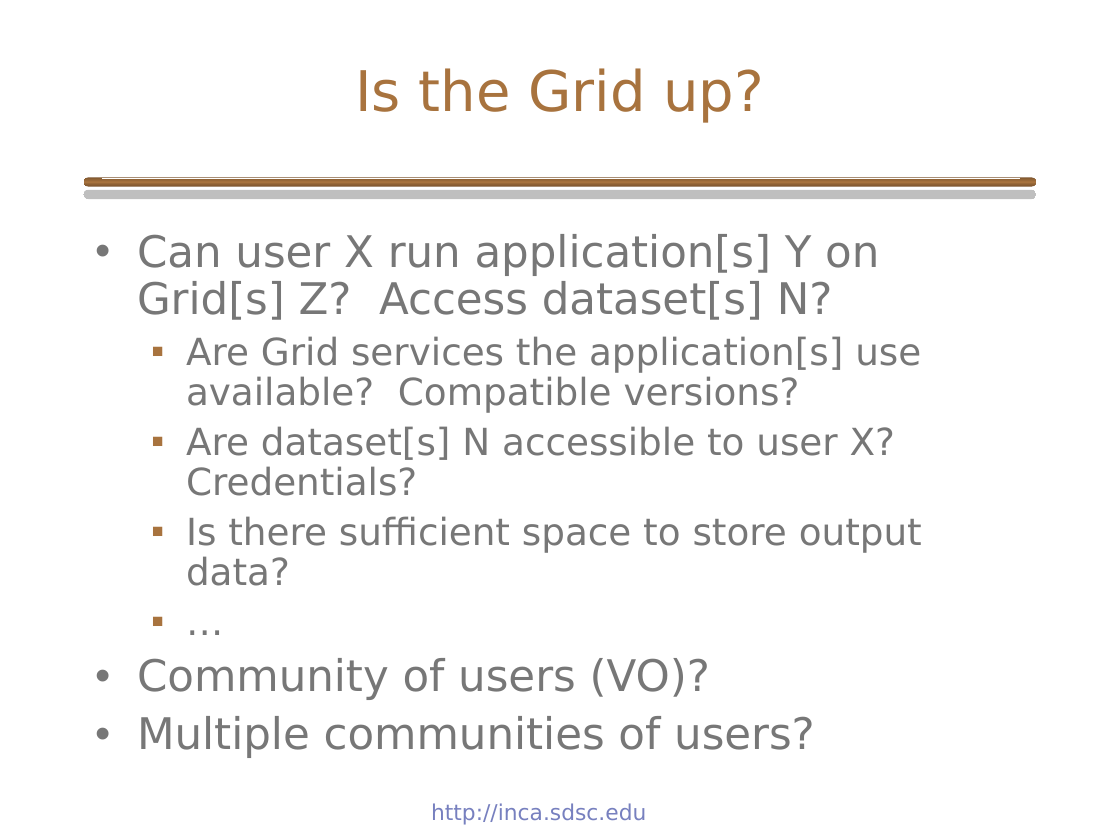
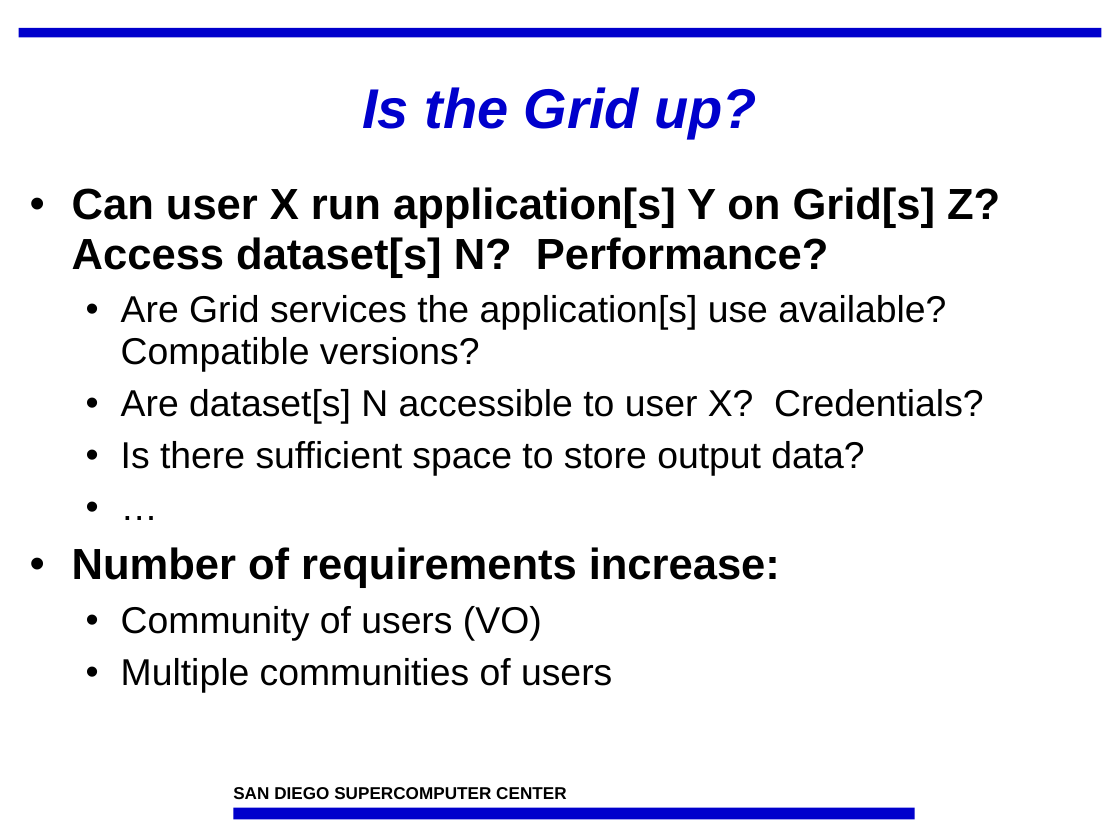
Before and after one commit to IncaProject/inca-xsede, a slide deck: slide 3 of talks/inca_sc05.ppt (slide 2 before the commit). Drawn at 1120x840 pixels with LibreOffice and Linux fonts; fonts in the diff are those of the drawing; background and template pictures are left out. Boxes give left, top, right and bottom in pixels: in the first picture for what was removed or moved away, otherwise in the second. Text is boxed around its words. In the diff, an @@ line names an element or a change of style, - is before the commit and + after.

```diff
--- a/talks/inca_sc05.ppt
+++ b/talks/inca_sc05.ppt
@@ rectangle added at bbox=[19, 28, 1102, 37], fill #0000CC @@
@@ title "Is the Grid up?": place and size @@
-title "Is the Grid up?" at bbox=[355, 68, 764, 122]
+title "Is the Grid up?" at bbox=[362, 87, 756, 138]
@@ title "Is the Grid up?" at bbox=[362, 87, 756, 138]: font DejaVu Sans to Arial, text colour #A8733E to #0000CC, bold on, italic on; line spacing 1 to 0.9 @@
@@ text "Can user X run application[s] ...": place and size @@
-text "Can user X run application[s] ..." at bbox=[137, 234, 922, 758]
+text "Can user X run application[s] ..." at bbox=[72, 187, 1000, 692]
@@ rounded rectangle removed at bbox=[84, 177, 1036, 186] @@
@@ rounded rectangle removed at bbox=[102, 178, 1020, 179] @@
@@ text at bbox=[72, 187, 1000, 278]: text changed; font DejaVu Sans to Arial; text colour #777777 to #000000; bold on @@
-• Can user X run application[s] Y on Grid[s] Z? Access dataset[s] N?
+• Can user X run application[s] Y on Grid[s] Z? Access dataset[s] N? Performance?
@@ text at bbox=[121, 295, 984, 476]: font DejaVu Sans to Arial, text colour #777777 to #000000 in "Are Grid services the application[s] use available? ...", "Are dataset[s] N accessible to user X? ...", "Is there sufficient space to store output ...", "…"; bullet ▪ to •; line spacing 0.9 to 0.95; bullet colour #A8733E to #000000 @@
@@ text at bbox=[72, 547, 780, 692]: text changed; size 28 to 24 pt; font DejaVu Sans to Arial; text colour #777777 to #000000 @@
-• Community of users (VO)?
-• Multiple communities of users?
+• Number of requirements increase:
+  • Community of users (VO)
+  • Multiple communities of users
@@ rectangle added at bbox=[233, 808, 914, 820], fill #0000CC @@
@@ text added at bbox=[233, 787, 566, 799], 11 pt, text #000000, bold @@
+SAN DIEGO SUPERCOMPUTER CENTER
@@ text removed at bbox=[431, 803, 646, 825] @@
-http://inca.sdsc.edu
```
Also in this commit, not shown: 23 other slides changed, 11 slides added, 3 slides removed.
